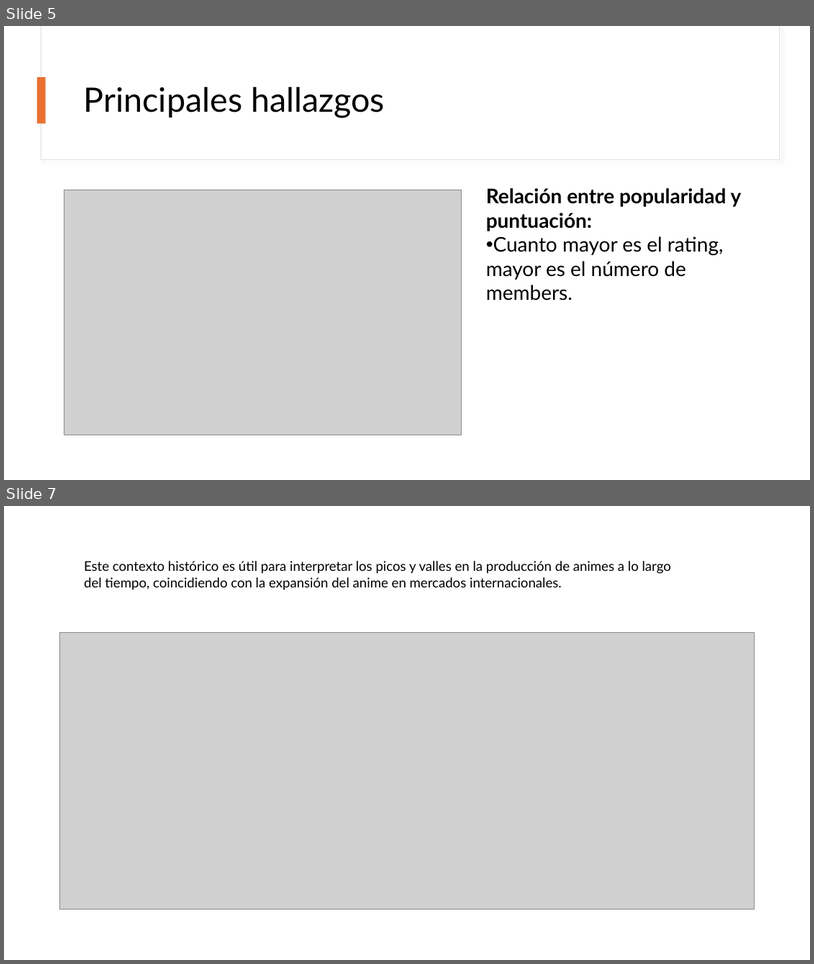
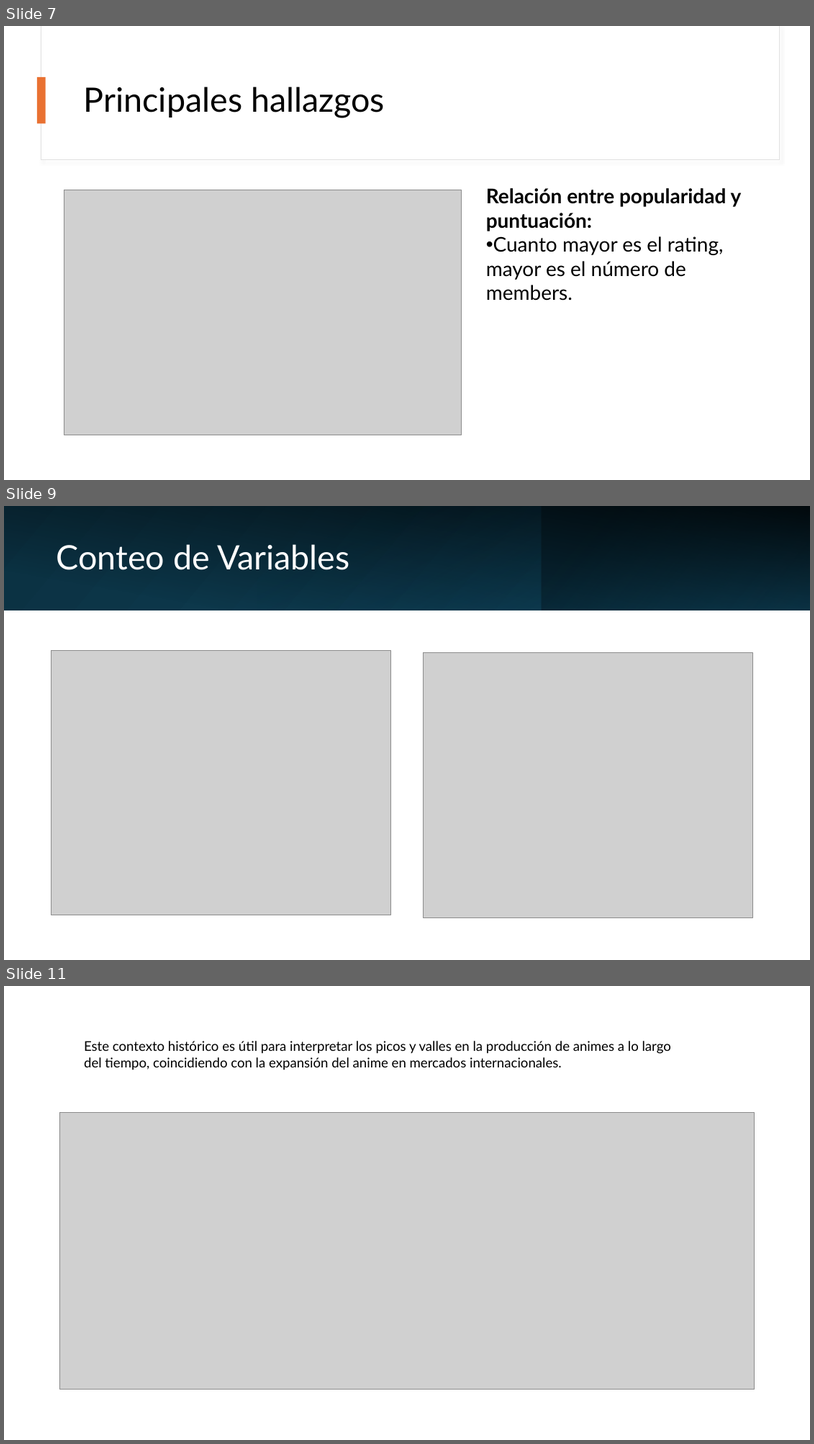
Before and after one commit to DenisiaPelu/Analisis_Datos_Anime, a slide deck: reports/Analisis_de_datos_anime_Exposicion.pptx. Shown one above the other, each under a label of ours: slides 5 and 7 before the commit, slides 7, 9 and 11 after it; the slides between them are not shown. The pictures are 814x964 and 814x1444 pixels, drawn with LibreOffice and Linux fonts; fonts in the diff are those of the drawing; grey boxes stand for pictures. Boxes give left, top, right and bottom in pixels: in the first picture for what was removed or moved away, otherwise in the second. Text is boxed around its words. In the diff, an @@ line names an element or a change of style, - is before the commit and + after.

```diff
--- a/reports/Analisis_de_datos_anime_Exposicion.pptx
+++ b/reports/Analisis_de_datos_anime_Exposicion.pptx
@@ slide 9 added at <box>4,506,810,960</box>, background #FFFFFF @@
@@ rectangle added at <box>4,506,810,610</box>, fill gradient #0B3041 to #104862 @@
@@ rectangle added at <box>4,506,810,610</box>, fill gradient #000000 @@
@@ rectangle added at <box>257,506,542,610</box>, fill gradient #156082 to #0B3041 @@
@@ rectangle added at <box>542,506,810,610</box>, fill gradient #0B3041 to #156082 @@
@@ title added at <box>57,544,350,570</box>, 40 pt, text #FFFFFF @@
+Conteo de Variables
@@ picture added at <box>52,651,391,914</box> @@
@@ picture added at <box>424,653,754,917</box> @@
@@ what was slide 5 is now slide 7 @@
@@ what was slide 7 is now slide 11 @@
```
Also in this commit, not shown: 5 slides changed, 2 other slides added, 4 other files.
